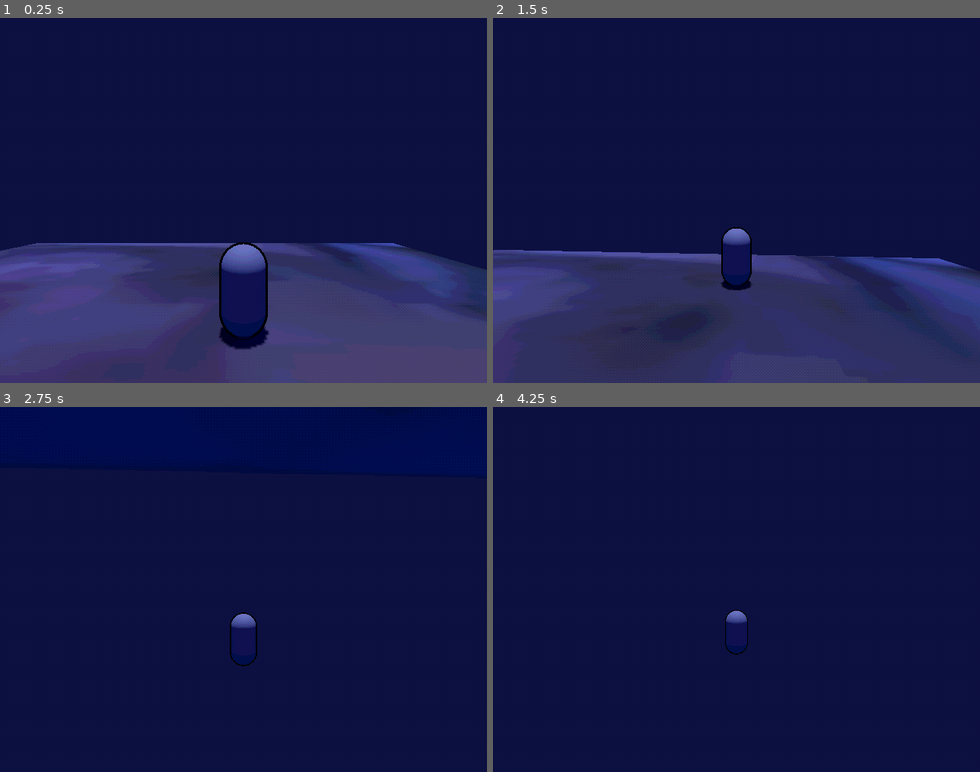
Above: before the commit, frames 1-4 (two rows, left to right).
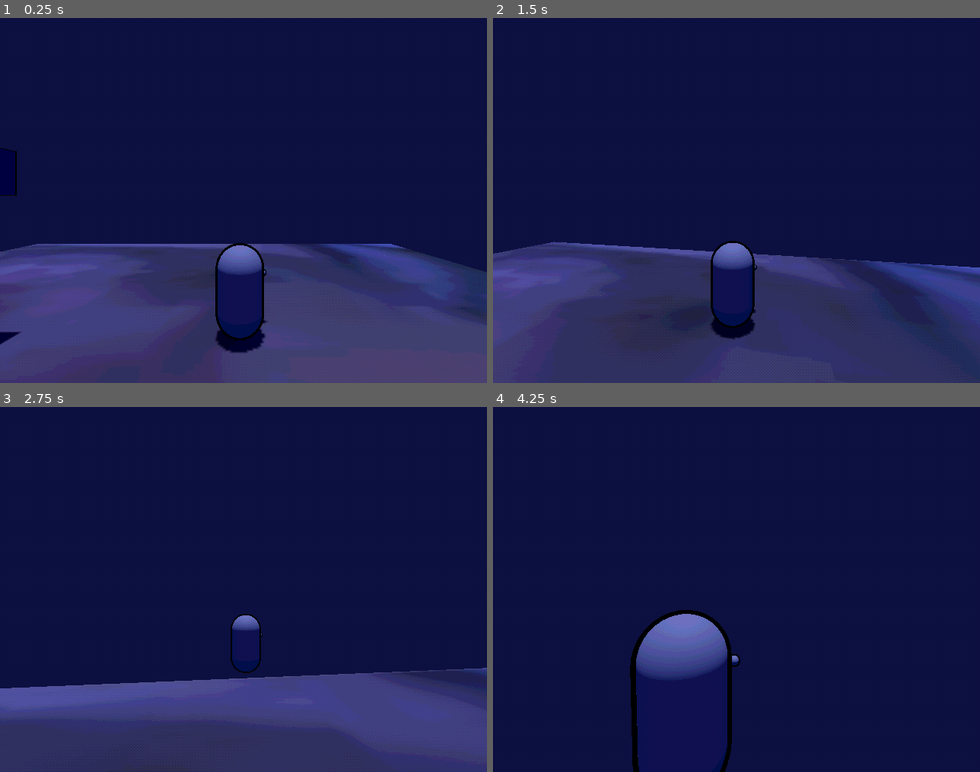
Above: after the commit, the same moments.

Repository: EwamEwam/Yr12GodotEwanOllie
Game: Godot game, scene res://Scenes/Level/World.tscn
The game is run twice, just before and just after one commit, with the same random seed, the same clock (stepped at 60 frames per second) and the same inputs. Before the commit the project has no main scene; this scene is started directly in both runs.
Inputs (mouse positions are in pixels of both pictures, inside the frame that each line leads up to):
- Up to frame 1 (0.25 s): no input
- Up to frame 2 (1.5 s): move the mouse to (760, 200) at 0.52 s; hold Alt (Alt) 0.53-1.28 s; hold W (Up) from 0.53 s (still down); tap E (E) at 0.8, 1.35 s; move the mouse to (712, 200) at 1.27 s
- Up to frame 3 (2.75 s): keep holding W (Up); click (219, 589) at 1.55 s; move the mouse to (253, 582) at 2.02 s; hold Right mouse button (Right_Click) from 2.03 s (still down); click (253, 582) at 2.1 s
- Up to frame 4 (4.25 s): keep holding W (Up); move the mouse to (731, 596) at 2.77 s; release Right mouse button (Right_Click) at 2.78 s; right-click (731, 596) at 2.85 s; tap Alt (Alt) at 3.05 s; move the mouse to (775, 593) at 3.52 s; hold Alt (Alt) from 3.53 s (still down); tap E (E) at 3.8 s

The runs differ from the first frame. In frame 1, 1.4% of the frame differs, in the area x 0-100%, y 35-92%; in frame 2, 4.9%; in frame 3, 26%, in the area x 0-100%, y 56-100%; in frame 4, 3.9%.

Commit message:
Made the player be able to pick up and drops props. Also added the ability to go into aim camera when the ALT key is pressed..

Diff:
--- a/dumb-things-in-deep-water/Scenes/Characters/player.tscn
+++ b/dumb-things-in-deep-water/Scenes/Characters/player.tscn
@@ -1,10 +1,24 @@
-[gd_scene load_steps=8 format=4 uid="uid://c4wqxs7funv7h"]
+[gd_scene load_steps=10 format=4 uid="uid://c4wqxs7funv7h"]
 
 [ext_resource type="Script" uid="uid://dwx7hesu8s04w" path="res://Scripts/Characters/player.gd" id="1_3etf2"]
 
-[sub_resource type="CapsuleShape3D" id="CapsuleShape3D_j6hkg"]
+[sub_resource type="CylinderShape3D" id="CylinderShape3D_3etf2"]
+height = 2.1
+radius = 0.55
 
 [sub_resource type="CapsuleMesh" id="CapsuleMesh_3etf2"]
+
+[sub_resource type="StandardMaterial3D" id="StandardMaterial3D_40svl"]
+blend_mode = 4
+cull_mode = 1
+shading_mode = 0
+albedo_color = Color(0, 0, 0, 1)
+grow = true
+grow_amount = 0.025
+
+[sub_resource type="SphereMesh" id="SphereMesh_al8ar"]
+radius = 0.07
+height = 0.14
 
 [sub_resource type="CapsuleShape3D" id="CapsuleShape3D_40svl"]
 radius = 1.00783
@@ -38,12 +52,22 @@
 script = ExtResource("1_3etf2")
 
 [node name="Collision" type="CollisionShape3D" parent="."]
-shape = SubResource("CapsuleShape3D_j6hkg")
+shape = SubResource("CylinderShape3D_3etf2")
 
 [node name="Mesh" type="MeshInstance3D" parent="."]
 mesh = SubResource("CapsuleMesh_3etf2")
 
+[node name="Hand" type="Marker3D" parent="Mesh"]
+transform = Transform3D(1, 0, 0, 0, 1, 0, 0, 0, 1, 0.568604, 0.191685, -0.591492)
+
+[node name="Sphere" type="MeshInstance3D" parent="Mesh/Hand"]
+material_overlay = SubResource("StandardMaterial3D_40svl")
+mesh = SubResource("SphereMesh_al8ar")
+skeleton = NodePath("../..")
+
 [node name="Item_Detection" type="Area3D" parent="Mesh"]
+collision_layer = 2
+collision_mask = 2
 monitorable = false
 
 [node name="Collision_2" type="CollisionShape3D" parent="Mesh/Item_Detection"]
--- a/dumb-things-in-deep-water/Scenes/Level/World.tscn
+++ b/dumb-things-in-deep-water/Scenes/Level/World.tscn
@@ -49,7 +49,7 @@
 shadow_enabled = true
 
 [node name="Floor" type="StaticBody3D" parent="SubViewportContainer/SubViewport/Environment"]
-collision_layer = 129
+collision_layer = 131
 
 [node name="MeshInstance3D" type="MeshInstance3D" parent="SubViewportContainer/SubViewport/Environment/Floor"]
 mesh = SubResource("BoxMesh_puo1i")
--- a/dumb-things-in-deep-water/Scenes/Props/Placeholder(1).tscn
+++ b/dumb-things-in-deep-water/Scenes/Props/Placeholder(1).tscn
@@ -16,8 +16,14 @@
 
 [node name="Box_Prop" type="Marker3D" groups=["Prop"]]
 script = ExtResource("1_k831n")
+pick_up_position = Vector3(0, 0, -0.5)
+pick_up_rotation = Vector3(8, 2, 3)
 
 [node name="Body" type="RigidBody3D" parent="."]
+transform = Transform3D(1, 0, 0, 0, 1, 0, 0, 0, 1, 0, 0, -0.576496)
+collision_layer = 3
+collision_mask = 2
+continuous_cd = true
 
 [node name="Model" type="MeshInstance3D" parent="Body"]
 transform = Transform3D(0.5, 0, 0, 0, 0.5, 0, 0, 0, 0.5, 0, 0, 0)
--- a/dumb-things-in-deep-water/Scripts/Characters/Playerstats.gd
+++ b/dumb-things-in-deep-water/Scripts/Characters/Playerstats.gd
@@ -5,7 +5,7 @@
 var current_state :game_states = game_states.PLAYING
 var current_camera :camera_states = camera_states.THIRD
 
-var sensitivity :float = 0.5
+var sensitivity :float = 0.4
 var screen_factor :float = 1.0
 
 var max_health :float = 25.0
@@ -22,12 +22,18 @@
 
 var object_detected :Object = null
 var object_ID :int = 0
-var object_hold :Object = null
+var object_held :Object = null
+var object_mass :float = 0.0
+
+var time_played :int = 0
+
+var head_bobbing :bool = true
 
 @onready var player = get_tree().get_first_node_in_group("Player")
 
 func _process(_delta :float) -> void:
-	screen_factor = DisplayServer.window_get_size().length()/3016.118
+	#screen_factor = DisplayServer.window_get_size().length()
+	pass
 
 func organise_inventory():
 	organised_inventory = {}
--- a/dumb-things-in-deep-water/Scripts/Characters/player.gd
+++ b/dumb-things-in-deep-water/Scripts/Characters/player.gd
@@ -13,11 +13,20 @@
 var pitch :float = 0.0
 var last_direction_facing :Vector3 = Vector3.ZERO
 
+var camera_bob :Vector2 = Vector2.ZERO
+var head_bob_timer :float = 0.0
+
+enum movement_states {NORMAL,AIMING}
+var movement_state :movement_states = movement_states.NORMAL
+
 @onready var camera_yaw :Node3D = $Camera_Pivot/Yaw
 @onready var camera_pitch :Node3D = $Camera_Pivot/Yaw/Pitch
 @onready var pivot :Node3D = $Camera_Pivot
 @onready var camera_spring :SpringArm3D = $Camera_Pivot/Yaw/Pitch/Camera_Spring
 @onready var camera :Camera3D = $Camera_Pivot/Yaw/Pitch/Camera_Spring/Camera3D
+@onready var item_detection :Area3D = $Mesh/Item_Detection
+@onready var hand :Marker3D = $Mesh/Hand
+@onready var mesh :MeshInstance3D = $Mesh
 
 func _physics_process(delta: float) -> void:
 	set_speed()
@@ -42,11 +51,17 @@
 			calculated_velocity.x = move_toward(calculated_velocity.x, (speed * direction.x)/3 + last_velocity_grounded.x/1.5, acceleration/2 * delta)
 			calculated_velocity.z = move_toward(calculated_velocity.z, (speed * direction.z)/3 + last_velocity_grounded.z/1.5, acceleration/2 * delta)
 
+		if last_direction_facing != Vector3.ZERO and movement_state == movement_states.NORMAL:
+			$Mesh.basis = Basis.looking_at(last_direction_facing)
+
 	if not is_on_floor():
 		calculated_velocity.y -= gravity * delta
 
 	velocity = calculated_velocity
 	move_and_slide()
+	set_camera_bob(delta)
+	set_movement_mode()
+	Playerstats.object_detected = item_check()
 
 func _input(event: InputEvent) -> void:
 	if event is InputEventMouseMotion and Playerstats.current_state == Playerstats.game_states.PLAYING:
@@ -60,6 +75,39 @@
 	if event.is_action("E"):
 		pass
 
+	if event.is_action("Left_Click"):
+		if Playerstats.object_detected != null:
+			if Playerstats.object_detected.get_parent().grabbable:
+				Playerstats.object_held = Playerstats.object_detected
+				Playerstats.object_detected.get_parent().hold()
+
+	if event.is_action_pressed("Right_Click"):
+		if Playerstats.object_held != null:
+			Playerstats.object_held.get_parent().drop()
+
+func item_check() -> Object:
+	var closest_object :Object = null
+	if Playerstats.object_held == null:
+		var objects :Array[Node3D] = item_detection.get_overlapping_bodies()
+		var closest_distance :float = 50
+		for item in objects:
+			var distance :float = (item.global_position - global_position).length()
+			if distance < closest_distance:
+				closest_distance = distance
+				closest_object = item
+	else:
+		Playerstats.object_held.get_parent().hold()
+	return closest_object
+
+func set_camera_bob(delta :float) -> void:
+	if Playerstats.head_bobbing:
+		if is_on_floor():
+			head_bob_timer += delta * (velocity.length()/2 + 1.25)
+		else:
+			head_bob_timer += delta * 3
+		camera_bob.x = sin(head_bob_timer + PI/2)/12
+		camera_bob.y = abs(sin(head_bob_timer)) /12
+
 func set_speed() -> void:
 	if Input.is_action_pressed("Shift"):
 		speed = 11
@@ -68,7 +116,9 @@
 
 func set_camera() -> Basis:
 	var camera_offset
-	if Playerstats.current_state == Playerstats.game_states.PLAYING:
+	if Playerstats.current_state == Playerstats.game_states.PLAYING and movement_state == movement_states.NORMAL:
+			camera.h_offset = camera_bob.x
+			camera.v_offset = camera_bob.y
 			Input.set_mouse_mode(Input.MOUSE_MODE_HIDDEN)
 			Input.set_mouse_mode(Input.MOUSE_MODE_CAPTURED)
 			var screen_size : Vector2 = get_viewport().get_texture().get_size()
@@ -81,6 +131,25 @@
 			camera_spring.spring_length = lerp(camera_spring.spring_length, abs(velocity.length())/7.5 + 6.5, 0.05)
 			camera_spring.spring_length = clamp(camera_spring.spring_length,2,8)
 			camera.fov = move_toward(camera.fov,80 + abs(velocity.length()/3), 1.5)
+	elif Playerstats.current_state == Playerstats.game_states.PLAYING:
+			speed /= 2
+			camera.h_offset = camera_bob.x/2
+			camera.v_offset = camera_bob.y/2
+			mesh.rotation.y = deg_to_rad(yaw)
+			last_direction_facing *= mesh.rotation
+			pivot.position.x = move_toward(pivot.position.x, 0.605 * cos(mesh.rotation.y), 0.1)
+			pivot.position.z = move_toward(pivot.position.z, -0.561 * sin(mesh.rotation.y), 0.1)
+			pivot.position.y = move_toward(pivot.position.y, 1.25 ,0.1)
+			camera_yaw.rotation_degrees.y = lerp(camera_yaw.rotation_degrees.y, yaw, camera_speed)
+			camera_pitch.rotation_degrees.x = lerp(camera_pitch.rotation_degrees.x, pitch, camera_speed)
+			camera_spring.spring_length = lerp(camera_spring.spring_length, 2.0, 0.075)
+			camera.fov = move_toward(camera.fov,80 + abs(velocity.length()/3), 1.5)
 
 	camera_offset = camera_yaw.transform.basis
 	return camera_offset
+
+func set_movement_mode():
+	if Input.is_action_pressed("Alt"):
+		movement_state = movement_states.AIMING
+	else:
+		movement_state = movement_states.NORMAL
--- a/dumb-things-in-deep-water/Scripts/World/Basic_Props.gd
+++ b/dumb-things-in-deep-water/Scripts/World/Basic_Props.gd
@@ -9,8 +9,49 @@
 @onready var collision :CollisionShape3D = $Body/Collision
 @onready var onscreen :VisibleOnScreenNotifier3D = $Body/Onscreen
 
+var grabbable :bool = true
+var outline_shader :StandardMaterial3D
+
 func _ready():
+	outline_shader = outline.material_overlay
+	pick_up_rotation = Vector3(deg_to_rad(pick_up_rotation.x),deg_to_rad(pick_up_rotation.y),deg_to_rad(pick_up_rotation.z))
 	set_props()
+
+func _physics_process(_delta: float) -> void:
+	if onscreen.is_on_screen():
+		body.can_sleep = false
+		model.visible = true
+		if Playerstats.object_detected == body and grabbable:
+			outline_shader.albedo_color = Color(1,1,1,1)
+		else:
+			outline_shader.albedo_color = Color(0,0,0,1)
+	else:
+		body.can_sleep = true
+		model.visible = false
+
+func hold():
+	if Playerstats.object_held == body:
+		global_position = Playerstats.player.hand.global_position
+		Playerstats.object_mass = body.mass
+		body.position = pick_up_position
+		body.rotation = Vector3.ZERO
+		rotation = Playerstats.player.mesh.rotation + pick_up_rotation
+		collision.disabled = true
+		body.freeze = true
+		grabbable = false
+
+func drop():
+	global_position = Playerstats.player.hand.global_position
+	Playerstats.object_ID = 0
+	grabbable = false
+	Playerstats.object_held = null
+	body.freeze = false
+	collision.disabled = false
+	body.linear_velocity = Playerstats.player.velocity/(1 + body.mass/(15 * Playerstats.strength))
+	body.angular_velocity = Playerstats.player.velocity / (3 + (body.mass/(4 * Playerstats.strength)))
+	await get_tree().create_timer(0.75).timeout
+	grabbable = true
+	Playerstats.object_mass = 0.0
 
 func set_props():
 	var data :Dictionary = ItemData.itemdata[str(ID)]
--- a/dumb-things-in-deep-water/project.godot
+++ b/dumb-things-in-deep-water/project.godot
@@ -11,6 +11,7 @@
 [application]
 
 config/name="Dumb Things In Deep Water"
+run/main_scene="uid://dobik07wuoko6"
 config/features=PackedStringArray("4.4", "Forward Plus")
 
 [autoload]
